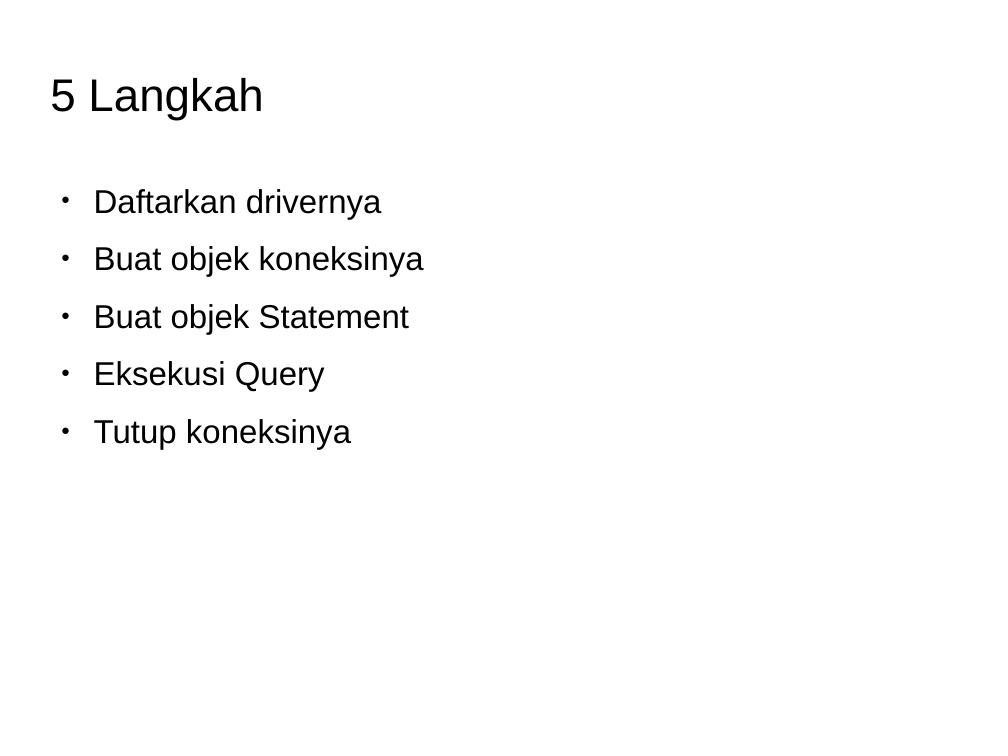
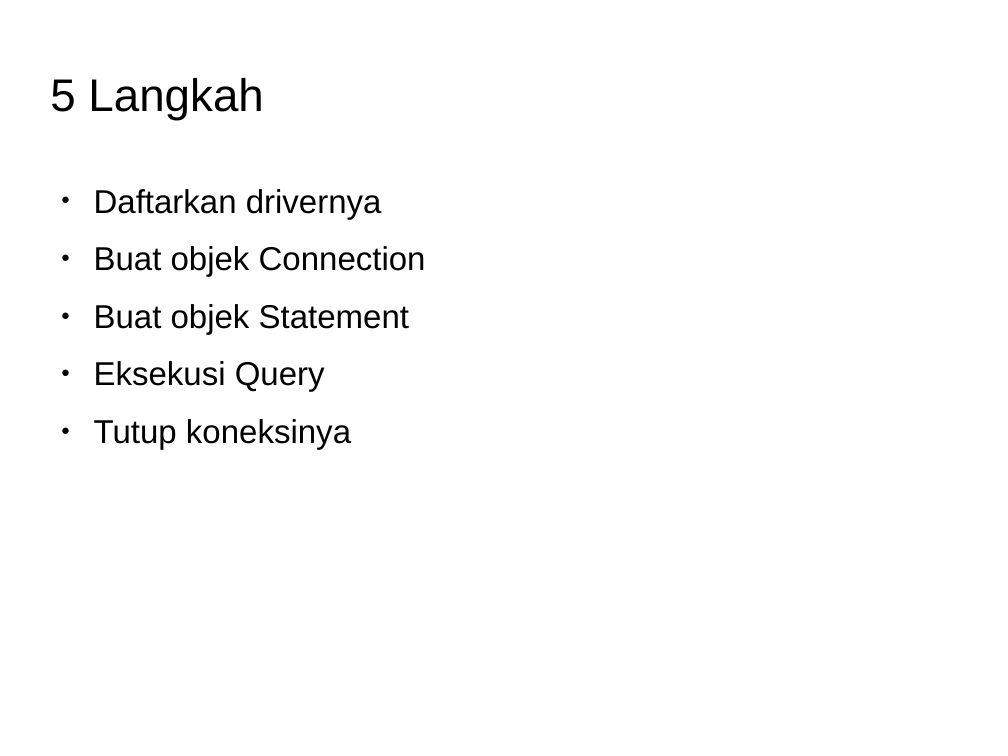
Before and after one commit to Dickyfathur7/pemrograman-komputer-2, a slide deck: slide 3 of 06-db-and-nosql-BELUM-SELESAI/slide-db-and-nosql.odp. Drawn at 1008x756 pixels with LibreOffice and Linux fonts; fonts in the diff are those of the drawing; background and template pictures are left out. Boxes give left, top, right and bottom in pixels: in the first picture for what was removed or moved away, otherwise in the second. Text is boxed around its words. In the diff, an @@ line names an element or a change of style, - is before the commit and + after.

```diff
--- a/06-db-and-nosql-BELUM-SELESAI/slide-db-and-nosql.odp
+++ b/06-db-and-nosql-BELUM-SELESAI/slide-db-and-nosql.odp
@@ text at (94,246,426,277): text changed @@
-● Buat objek koneksinya
+● Buat objek Connection
```
Also in this commit, not shown: 4 slides added, 1 slide removed.
